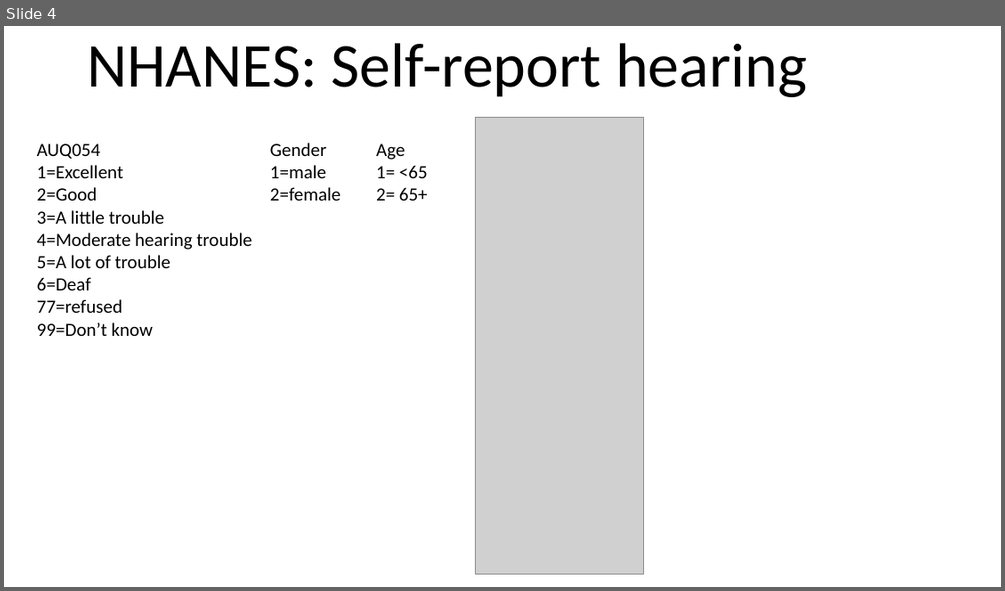
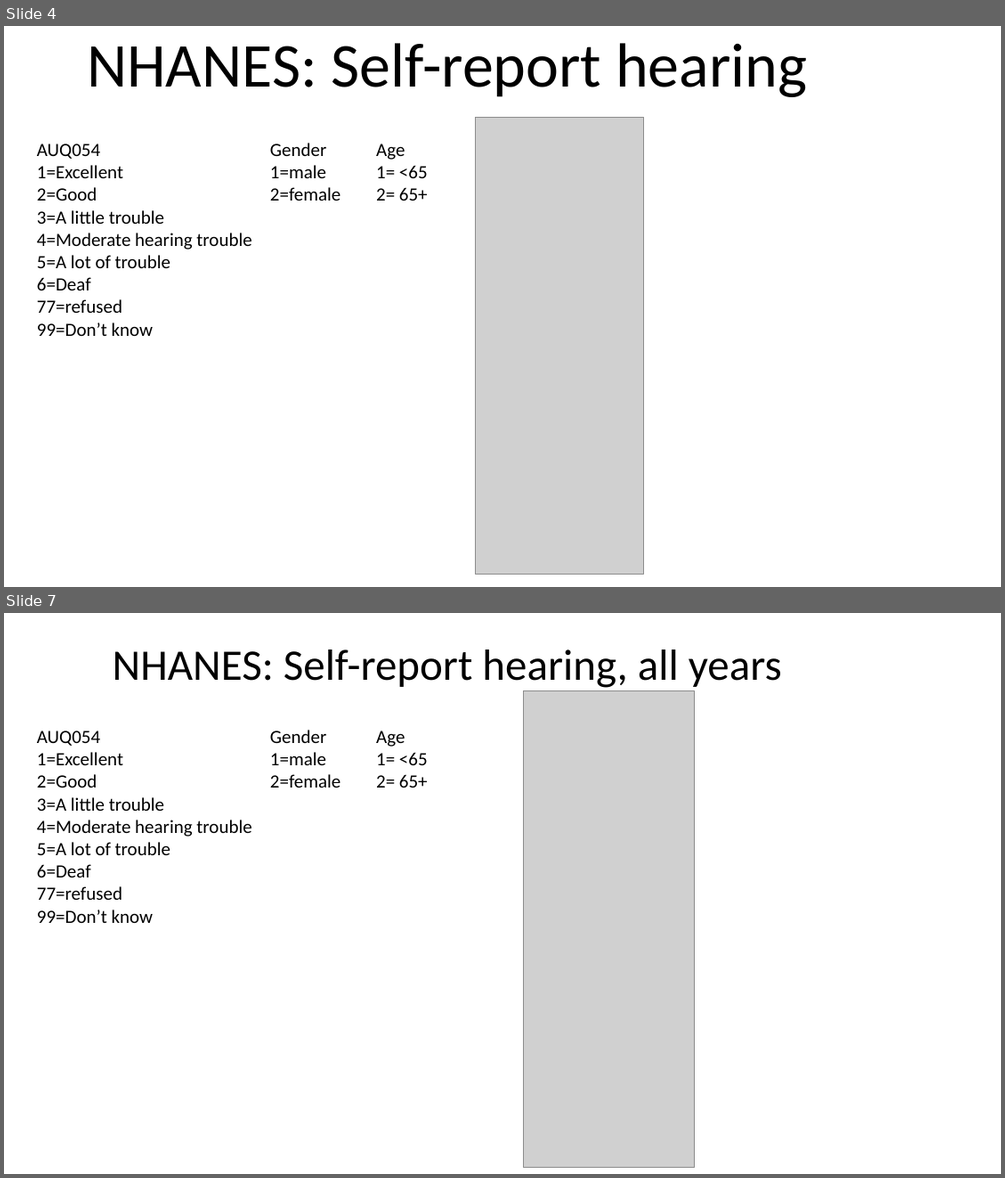
Before and after one commit to mkeomec/eHearing, a slide deck: NHANES Demographics.pptx. Shown one above the other, each under a label of ours: slide 4 before the commit, slides 4 and 7 after it; the slides between them are not shown. The pictures are 1005x591 and 1005x1178 pixels, drawn with LibreOffice and Linux fonts; fonts in the diff are those of the drawing; grey boxes stand for pictures. Boxes give left, top, right and bottom in pixels: in the first picture for what was removed or moved away, otherwise in the second. Text is boxed around its words. In the diff, an @@ line names an element or a change of style, - is before the commit and + after.

```diff
--- a/NHANES Demographics.pptx
+++ b/NHANES Demographics.pptx
@@ slide 7 added at (4, 613, 1001, 1174), background #FFFFFF @@
@@ text added at (113, 649, 782, 688), 42 pt, text #000000 @@
+NHANES: Self-report hearing, all years
@@ picture added at (524, 691, 695, 1167) @@
@@ text added at (37, 730, 251, 923), 18 pt, text #000000 @@
+AUQ054
+1=Excellent
+2=Good
+3=A little trouble
+4=Moderate hearing trouble
+5=A lot of trouble
+6=Deaf
+77=refused
+99=Don’t know
@@ text added at (270, 730, 340, 787), 18 pt, text #000000 @@
+Gender
+1=male
+2=female
@@ text added at (376, 730, 428, 787), 18 pt, text #000000 @@
+Age
+1= <65
+2= 65+
```
Also in this commit, not shown: 4 other slides added, 38 other files.
